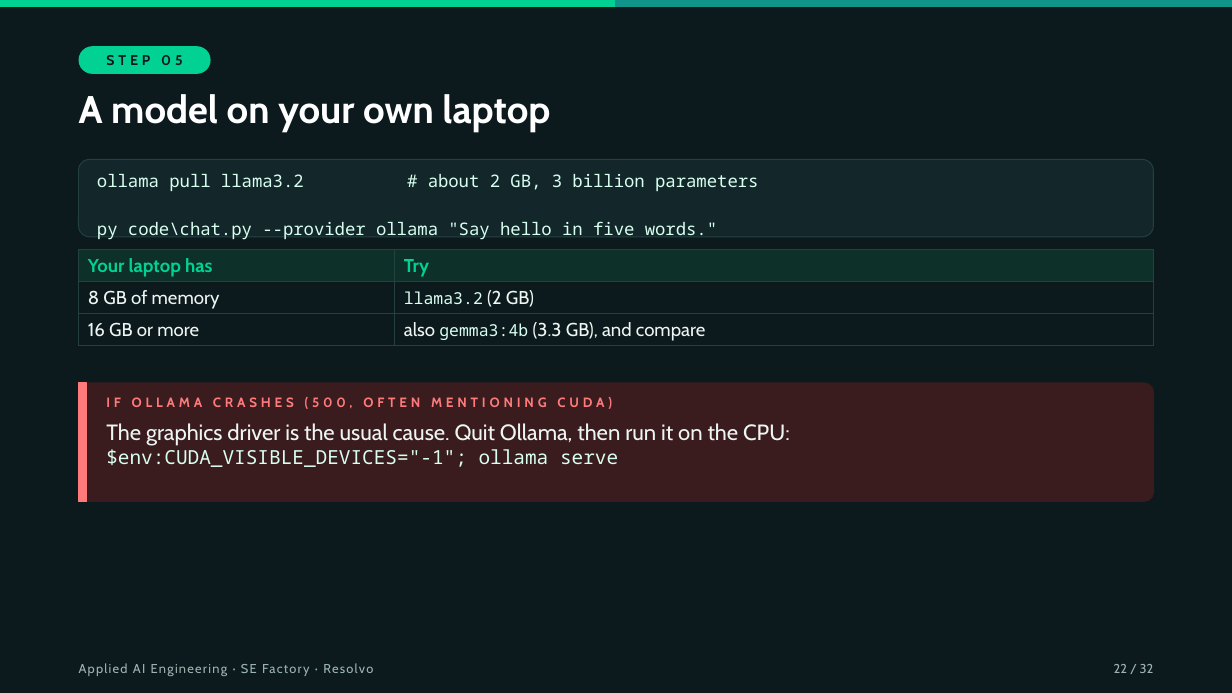
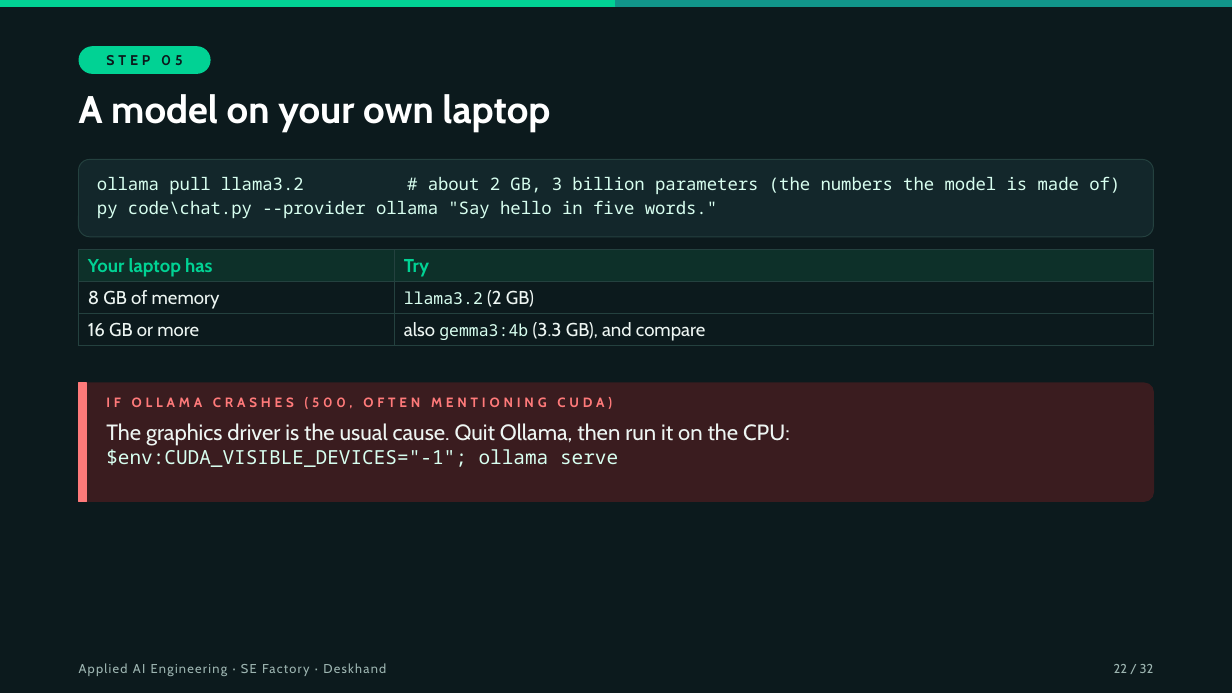
Before and after one commit to hasankanaan26/prep-kit, a slide deck: slide 22 of slides/session-00.pptx. Drawn at 1232x693 pixels with LibreOffice and Linux fonts; fonts in the diff are those of the drawing. Boxes give left, top, right and bottom in pixels: in the first picture for what was removed or moved away, otherwise in the second. Text is boxed around its words. In the diff, an @@ line names an element or a change of style, - is before the commit and + after.

```diff
--- a/slides/session-00.pptx
+++ b/slides/session-00.pptx
@@ text at [97, 176, 1120, 194]: text changed @@
-ollama pull llama3.2 # about 2 GB, 3 billion parameters
+ollama pull llama3.2 # about 2 GB, 3 billion parameters (the numbers the model is made of)
@@ text at [79, 663, 386, 676]: text changed @@
-Applied AI Engineering · SE Factory · Resolvo
+Applied AI Engineering · SE Factory · Deskhand
```
Also in this commit, not shown: 31 other slides changed, 6 other files.
